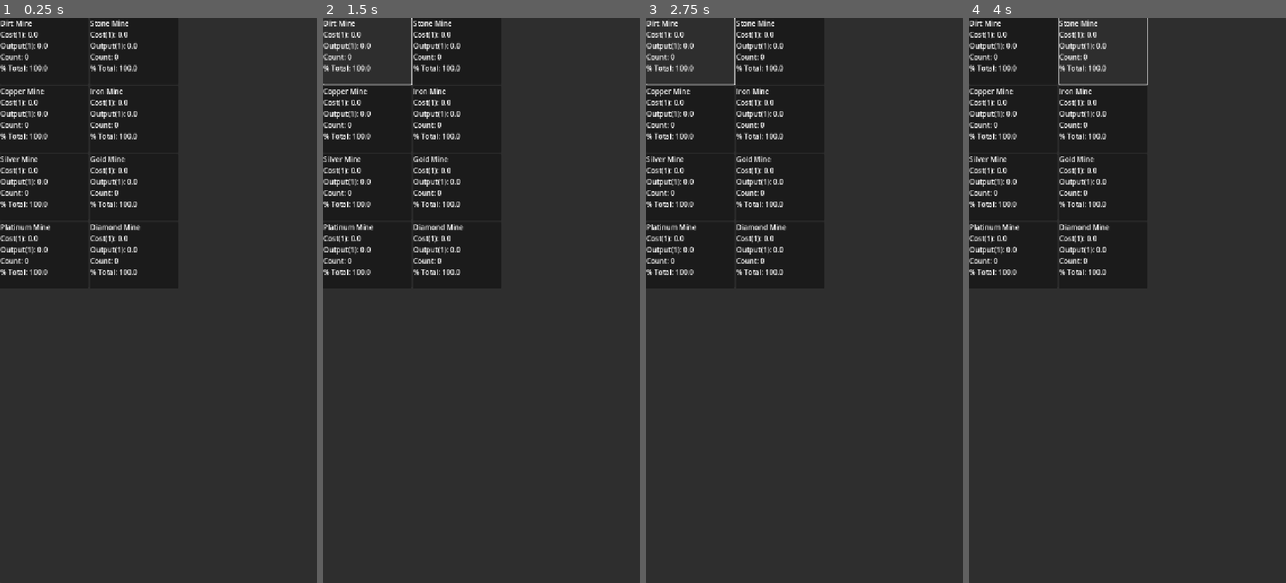
Above: before the commit, frames 1-4 (left to right).
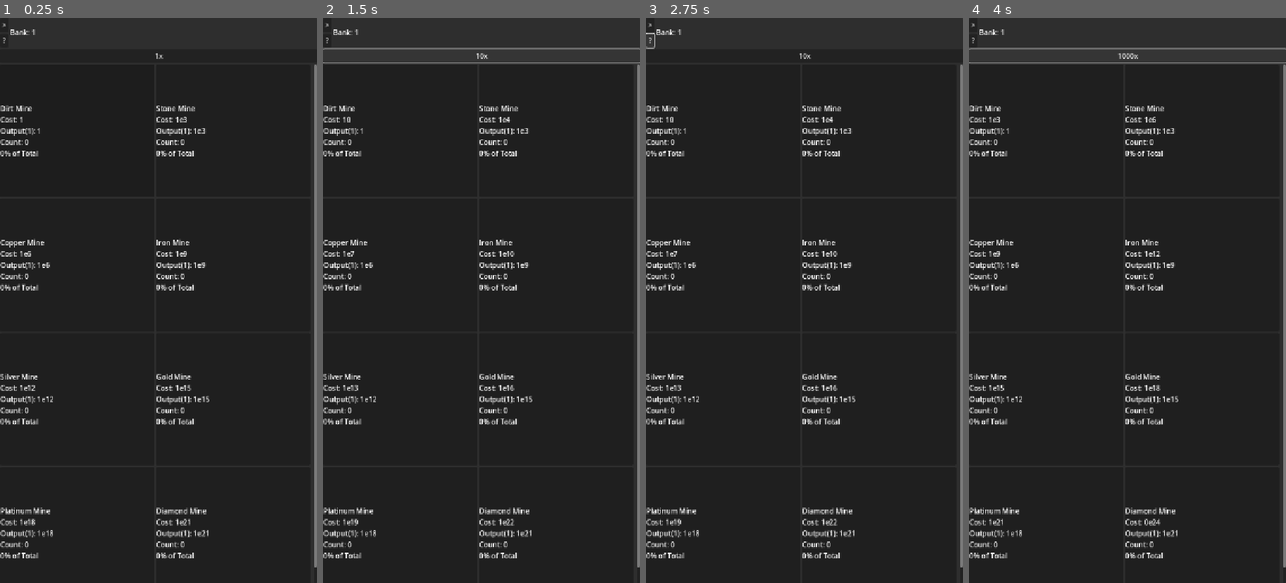
Above: after the commit, the same moments.

Repository: DylanBulfin/IncrementalGameP3
Game: Godot game, scene res://incremental_game.tscn
Same seed, same stepped clock (60 frames per second), same inputs: the game is played once before the commit and once after it.
Inputs (mouse positions are in pixels of both pictures, inside the frame that each line leads up to):
- Up to frame 1 (0.25 s): no input
- Up to frame 2 (1.5 s): click (326, 23) at 0.5 s, where only the run after the commit has a clickable ">"; click (367, 51) at 1.25 s, where only the run before the commit has a clickable "Dirt Mine Cost(1): 0.0 Output…"
- Up to frame 3 (2.75 s): click (649, 40) at 2 s, where only the run after the commit has a clickable "?"
- Up to frame 4 (4 s): click (1127, 57) at 2.75 s, where only the run after the commit has a clickable "10x"; click (1127, 57) at 3.5 s, where only the run after the commit has a clickable "100x"

The runs differ from the first frame. In frame 1, 7.2% of the frame differs, in the area x 0-100%, y 0-98%; in frame 2, 8.4%; in frame 3, 7.4%; in frame 4, 8.4%.

Commit message:
Adding rest of facility screen

Diff:
--- /dev/null
+++ b/header.gd
@@ -0,0 +1,11 @@
+extends HBoxContainer
+
+func _ready() -> void:
+	update_text()
+	State.bank_changed.connect(_on_bank_changed)
+
+func _on_bank_changed(_bank: float) -> void:
+	update_text()
+
+func update_text() -> void:
+	%HeaderLabel1.text = str("Bank: ", State.format(State.bank))
--- a/incremental_game.tscn
+++ b/incremental_game.tscn
@@ -1,6 +1,7 @@
-[gd_scene load_steps=2 format=3 uid="uid://p6oa85byvbnw"]
+[gd_scene load_steps=3 format=3 uid="uid://p6oa85byvbnw"]
 
 [ext_resource type="Script" uid="uid://btuhaluktqodx" path="res://scripts/screen_manager.gd" id="1_6071b"]
+[ext_resource type="PackedScene" uid="uid://j22g6poux24o" path="res://scenes/components/header.tscn" id="2_5t6mn"]
 
 [node name="IncrementalGame" type="Control"]
 layout_mode = 3
@@ -18,14 +19,29 @@
 layout_mode = 1
 anchors_preset = 9
 anchor_bottom = 1.0
-offset_right = 1012.0
+offset_right = 502.0
 grow_vertical = 2
 
 [node name="SideMenu" type="ItemList" parent="HBoxContainer"]
 unique_name_in_owner = true
 visible = false
+custom_minimum_size = Vector2(480, 0)
 layout_mode = 2
 
-[node name="ScreenContainer" type="PanelContainer" parent="HBoxContainer"]
+[node name="PanelContainer" type="PanelContainer" parent="HBoxContainer"]
+clip_contents = true
+custom_minimum_size = Vector2(720, 0)
+layout_mode = 2
+size_flags_horizontal = 3
+
+[node name="VBoxContainer" type="VBoxContainer" parent="HBoxContainer/PanelContainer"]
+layout_mode = 2
+size_flags_horizontal = 3
+
+[node name="Header" parent="HBoxContainer/PanelContainer/VBoxContainer" instance=ExtResource("2_5t6mn")]
+layout_mode = 2
+
+[node name="ScreenContainer" type="Control" parent="HBoxContainer/PanelContainer/VBoxContainer"]
 unique_name_in_owner = true
 layout_mode = 2
+size_flags_vertical = 3
--- a/project.godot
+++ b/project.godot
@@ -21,8 +21,12 @@
 
 [debug]
 
+gdscript/warnings/unassigned_variable=2
+gdscript/warnings/unassigned_variable_op_assign=2
 gdscript/warnings/untyped_declaration=1
 gdscript/warnings/inferred_declaration=1
+gdscript/warnings/integer_division=0
+gdscript/warnings/narrowing_conversion=2
 
 [display]
 
--- a/resources/entities/facility.gd
+++ b/resources/entities/facility.gd
@@ -1,20 +1,24 @@
 extends Resource
 class_name Facility
 
+@warning_ignore("unused_signal")
 signal facility_changed(facility: Facility)
 
 var id: int
 @export var title: String
 @export var base_cost: float
 @export var base_output: float
-@export var cost_ratio: float
-@export var count: int
+@export var cost_ratio: float = 1.5
+@export var count: int = 0
 @export var tens_multi: float = 2.0
 @export var hundreds_multi: float = 20.0
+
+var percent: float = 0.0 # Percentage of output this facility makes up
 
 # Multipliers from various systems
 var count_multi: float:
 	get:
+		# The integer division is intentional
 		var hundreds: int = count / 100
 		var tens: int = (count / 10) - hundreds
 
--- a/resources/entities/material.gd
+++ b/resources/entities/material.gd
@@ -1,7 +1,8 @@
 extends Resource
 class_name CMaterial
 
-signal material_changed(CMaterial)
+@warning_ignore("unused_signal")
+signal material_changed(material: CMaterial)
 
-var id
+var id: int
 @export var title: String
--- a/resources/entities/screen.gd
+++ b/resources/entities/screen.gd
@@ -6,6 +6,6 @@
 @export var help_title: String
 @export var help_content: String
 
-static var scenes = [
+static var scenes: Array[PackedScene] = [
 	preload("res://scenes/screens/facility_screen.tscn")
 ]
--- a/resources/entities/upgrade.gd
+++ b/resources/entities/upgrade.gd
@@ -1,7 +1,8 @@
 extends Resource
 class_name Upgrade
 
-signal upgrade_changed(Upgrade)
+@warning_ignore("unused_signal")
+signal upgrade_changed(upgrade: Upgrade)
 
-var id
+var id: int
 @export var title: String
--- a/resources/game_data.tres
+++ b/resources/game_data.tres
@@ -9,9 +9,9 @@
 [sub_resource type="Resource" id="Resource_rolb0"]
 script = ExtResource("1_yqm58")
 title = "Dirt Mine"
-base_cost = 0.0
-base_output = 0.0
-cost_ratio = 0.0
+base_cost = 1.0
+base_output = 1.0
+cost_ratio = 1.35
 count = 0
 tens_multi = 2.0
 hundreds_multi = 20.0
@@ -20,9 +20,9 @@
 [sub_resource type="Resource" id="Resource_yqm58"]
 script = ExtResource("1_yqm58")
 title = "Stone Mine"
-base_cost = 0.0
-base_output = 0.0
-cost_ratio = 0.0
+base_cost = 1000.0
+base_output = 1000.0
+cost_ratio = 1.4
 count = 0
 tens_multi = 2.0
 hundreds_multi = 20.0
@@ -31,9 +31,9 @@
 [sub_resource type="Resource" id="Resource_raoho"]
 script = ExtResource("1_yqm58")
 title = "Copper Mine"
-base_cost = 0.0
-base_output = 0.0
-cost_ratio = 0.0
+base_cost = 1e+06
+base_output = 1e+06
+cost_ratio = 1.45
 count = 0
 tens_multi = 2.0
 hundreds_multi = 20.0
@@ -42,9 +42,9 @@
 [sub_resource type="Resource" id="Resource_2r4qd"]
 script = ExtResource("1_yqm58")
 title = "Iron Mine"
-base_cost = 0.0
-base_output = 0.0
-cost_ratio = 0.0
+base_cost = 1e+09
+base_output = 1e+09
+cost_ratio = 1.5
 count = 0
 tens_multi = 2.0
 hundreds_multi = 20.0
@@ -53,9 +53,9 @@
 [sub_resource type="Resource" id="Resource_4oi1i"]
 script = ExtResource("1_yqm58")
 title = "Silver Mine"
-base_cost = 0.0
-base_output = 0.0
-cost_ratio = 0.0
+base_cost = 1e+12
+base_output = 1e+12
+cost_ratio = 1.55
 count = 0
 tens_multi = 2.0
 hundreds_multi = 20.0
@@ -64,9 +64,9 @@
 [sub_resource type="Resource" id="Resource_e1k00"]
 script = ExtResource("1_yqm58")
 title = "Gold Mine"
-base_cost = 0.0
-base_output = 0.0
-cost_ratio = 0.0
+base_cost = 1e+15
+base_output = 1e+15
+cost_ratio = 1.6
 count = 0
 tens_multi = 2.0
 hundreds_multi = 20.0
@@ -75,9 +75,9 @@
 [sub_resource type="Resource" id="Resource_vt7lq"]
 script = ExtResource("1_yqm58")
 title = "Platinum Mine"
-base_cost = 0.0
-base_output = 0.0
-cost_ratio = 0.0
+base_cost = 1e+18
+base_output = 1e+18
+cost_ratio = 1.65
 count = 0
 tens_multi = 2.0
 hundreds_multi = 20.0
@@ -86,9 +86,9 @@
 [sub_resource type="Resource" id="Resource_ws21c"]
 script = ExtResource("1_yqm58")
 title = "Diamond Mine"
-base_cost = 0.0
-base_output = 0.0
-cost_ratio = 0.0
+base_cost = 1e+21
+base_output = 1e+21
+cost_ratio = 1.7
 count = 0
 tens_multi = 2.0
 hundreds_multi = 20.0
@@ -97,7 +97,8 @@
 [sub_resource type="Resource" id="Resource_j2wbb"]
 script = ExtResource("3_rolb0")
 title = "Facilities"
-scene_path = "facility_screen"
+help_title = ""
+help_content = ""
 metadata/_custom_type_script = "uid://dvq252w1v2qpw"
 
 [resource]
--- a/scenes/components/facility_button.gd
+++ b/scenes/components/facility_button.gd
@@ -1,24 +1,29 @@
 extends Control
 
 var base: Facility
+var buy_count: int = 1
 
 func _ready() -> void:
 	update_text()
 
-func init(base_facility: Facility) -> void:
+func init(base_facility: Facility, buy_count_sig: Signal) -> void:
 	base = base_facility
 	base.facility_changed.connect(_on_facility_changed)
+	buy_count_sig.connect(_on_buy_count_changed)
 
 func _on_facility_changed(fac: Facility) -> void:
 	if base == fac:
 		update_text()
 
+func _on_buy_count_changed(new_buy_count: int) -> void:
+	buy_count = new_buy_count
+
 func update_text() -> void:
 	if base:
 		%Content.text = str(
 			base.title, "\n",
-			"Cost(1): ", base.cost, "\n",
-			"Output(1): ", base.output, "\n",
-			"Count: ", base.count, "\n",
-			"% Total: ", 100.0
+			"Cost: ", State.format(base.cost * buy_count), "\n",
+			"Output(1): ", State.format(base.output), "\n",
+			"Count: ", State.format(base.count), "\n",
+			State.format(base.percent), "% of Total"
 		)
--- a/scenes/components/facility_button.tscn
+++ b/scenes/components/facility_button.tscn
@@ -3,7 +3,7 @@
 [ext_resource type="Script" uid="uid://85g4jml6a55d" path="res://scenes/components/facility_button.gd" id="1_2uq1x"]
 
 [node name="FacilityButton" type="Button"]
-custom_minimum_size = Vector2(200, 150)
+custom_minimum_size = Vector2(350, 300)
 offset_right = 200.0
 offset_bottom = 200.0
 script = ExtResource("1_2uq1x")
@@ -15,12 +15,8 @@
 anchor_bottom = 1.0
 grow_horizontal = 2
 grow_vertical = 2
+mouse_filter = 1
 
-[node name="Button" type="Button" parent="PanelContainer"]
+[node name="Content" type="Label" parent="PanelContainer"]
+unique_name_in_owner = true
 layout_mode = 2
-
-[node name="Content" type="Label" parent="PanelContainer/Button"]
-unique_name_in_owner = true
-layout_mode = 1
-offset_right = 1.0
-offset_bottom = 23.0
--- /dev/null
+++ b/scenes/components/header.tscn
@@ -0,0 +1,28 @@
+[gd_scene load_steps=2 format=3 uid="uid://j22g6poux24o"]
+
+[ext_resource type="Script" uid="uid://cl1ya1vm63xdc" path="res://header.gd" id="1_866fw"]
+
+[node name="Header" type="HBoxContainer"]
+script = ExtResource("1_866fw")
+
+[node name="VBoxContainer" type="VBoxContainer" parent="."]
+layout_mode = 2
+
+[node name="SideMenuButton" type="Button" parent="VBoxContainer"]
+unique_name_in_owner = true
+layout_mode = 2
+text = ">"
+
+[node name="HelpButton" type="Button" parent="VBoxContainer"]
+unique_name_in_owner = true
+layout_mode = 2
+text = "?
+"
+
+[node name="HeaderLabel1" type="Label" parent="."]
+unique_name_in_owner = true
+layout_mode = 2
+
+[node name="HeaderLabel2" type="Label" parent="."]
+unique_name_in_owner = true
+layout_mode = 2
--- a/scenes/screens/facility_screen.gd
+++ b/scenes/screens/facility_screen.gd
@@ -1,9 +1,88 @@
 extends Control
 
+signal buy_count_changed(buy_count: int)
+
+var group: ButtonGroup = ButtonGroup.new()
+var buy_count: int = 1
+
+var total_time: float = 0.0
+var last_update: float = 0.0
+
+var nodes: Array[Node]
+
 func _ready() -> void:
-	var button_scene = preload("res://scenes/components/facility_button.tscn")
+	var button_scene: PackedScene = preload("res://scenes/components/facility_button.tscn")
 
-	for facility in State.facilities:
-		var node = button_scene.instantiate()
-		node.init(facility)
+	for facility: Facility in State.facilities:
+		var node: Button = button_scene.instantiate()
+		node.init(facility, buy_count_changed)
+		node.toggle_mode = true
+		node.button_group = group
+		nodes.append(node)
 		%FacilityContainer.add_child(node)
+
+	group.pressed.connect(_on_facility_button_pressed)
+	%BuyCountButton.pressed.connect(_on_buy_count_button_pressed)
+	State.bank_changed.connect(_on_bank_changed)
+	update_disabled_all()
+
+func _process(delta: float) -> void:
+	total_time += delta
+	if total_time - last_update > 0.2:
+		calculate_output(total_time - last_update)
+		last_update = total_time
+
+func _on_facility_button_pressed(button: BaseButton) -> void:
+	try_buy_count(button.base, buy_count)
+
+func _on_buy_count_button_pressed() -> void:
+	increment_buy_count()
+
+func _on_bank_changed(_bank: float) -> void:
+	update_disabled_all()
+
+func try_buy_count(facility: Facility, count: int) -> void:
+	var total_cost: float = calculate_total_cost(facility, count)
+	if State.try_debit_bank(total_cost):
+		State.add_facility_count(facility.id, count)
+		update_disabled(facility.id)
+
+func calculate_total_cost(facility: Facility, count: int) -> float:
+	return facility.cost * ((facility.cost_ratio ** count) - 1) / (facility.cost_ratio - 1)
+
+func increment_buy_count() -> void:
+	match buy_count:
+		1:
+			buy_count = 10
+		10:
+			buy_count = 100
+		100:
+			buy_count = 1000
+		1000:
+			buy_count = 1
+		_: breakpoint # Unrecoverable error
+	%BuyCountButton.text = str(buy_count, "x")
+	buy_count_changed.emit(buy_count)
+
+func calculate_output(time: float) -> void:
+	var outputs: Array[float]
+	var total_output: float = 0
+
+	for facility: Facility in State.facilities:
+		var output: float = facility.output * facility.count * time
+		outputs.append(output)
+		total_output += output
+
+	for i: int in range(len(State.facilities)):
+		var percent: float = outputs[i] / total_output
+		if is_nan(percent): percent = 0.0
+		State.set_facility_percent(i, percent)
+
+	State.credit_bank(total_output)
+
+func update_disabled(id: int) -> void:
+	nodes[id].disabled = State.bank < calculate_total_cost(nodes[id].base, buy_count)
+
+func update_disabled_all() -> void:
+	for node: Node in nodes:
+		node.disabled = State.bank < calculate_total_cost(node.base, buy_count)
--- a/scenes/screens/facility_screen.tscn
+++ b/scenes/screens/facility_screen.tscn
@@ -12,14 +12,24 @@
 grow_vertical = 2
 script = ExtResource("1_o7qor")
 
-[node name="ScrollContainer" type="ScrollContainer" parent="."]
-layout_mode = 2
-offset_right = 720.0
-offset_bottom = 1280.0
+[node name="VBoxContainer" type="VBoxContainer" parent="."]
+layout_mode = 1
+anchors_preset = 15
+anchor_right = 1.0
+anchor_bottom = 1.0
 grow_horizontal = 2
 grow_vertical = 2
 
-[node name="FacilityContainer" type="GridContainer" parent="ScrollContainer"]
+[node name="BuyCountButton" type="Button" parent="VBoxContainer"]
+unique_name_in_owner = true
+layout_mode = 2
+text = "1x"
+
+[node name="ScrollContainer" type="ScrollContainer" parent="VBoxContainer"]
+layout_mode = 2
+size_flags_vertical = 3
+
+[node name="FacilityContainer" type="GridContainer" parent="VBoxContainer/ScrollContainer"]
 unique_name_in_owner = true
 layout_mode = 2
 size_flags_horizontal = 3
--- a/scripts/screen_manager.gd
+++ b/scripts/screen_manager.gd
@@ -4,9 +4,9 @@
 var screen_nodes: Array[Node]
 
 func _ready() -> void:
-	for screen in State.screens:
+	for screen: Screen in State.screens:
 		%SideMenu.add_item(screen.title)
-		var node = Screen.scenes[screen.id].instantiate()
+		var node: Node = Screen.scenes[screen.id].instantiate()
 		screen_nodes.append(node)
 		%ScreenContainer.add_child(node)
 
@@ -17,8 +17,7 @@
 
 	%SideMenu.visible = false
 
-	# "deactivate" old screen
-	screen_nodes[curr_screen].visible = false
+	screen_nodes[curr_screen].visible = false # "deactivate" old screen
 	screen_nodes[id].visible = true
 
 	curr_screen = id
--- a/scripts/state.gd
+++ b/scripts/state.gd
@@ -1,8 +1,28 @@
 extends Node
+
+# Global non-Resource variables, signals, and helpers
+var bank: float = 1.0
+signal bank_changed(bank: float)
+func try_debit_bank(amount: float) -> bool:
+	if bank >= amount:
+		bank -= amount
+		bank_changed.emit(bank)
+		return true
+	return false
+func credit_bank(amount: float) -> void:
+	bank += amount
+	bank_changed.emit(bank)
 
 var screens: Array[Screen]
 
 var facilities: Array[Facility]
+func add_facility_count(id: int, count: int) -> void:
+	facilities[id].count += count
+	facilities[id].facility_changed.emit(facilities[id])
+func set_facility_percent(id: int, percent: float) -> void:
+	facilities[id].percent = percent
+	facilities[id].facility_changed.emit(facilities[id])
+
 var upgrades: Array[Upgrade]
 var materials: Array[CMaterial]
 
@@ -14,7 +34,44 @@
 	materials = data.materials
 
 	# initialize ids
-	for i in len(screens): screens[i].id = i
-	for i in len(facilities): facilities[i].id = i
-	for i in len(upgrades): upgrades[i].id = i
-	for i in len(materials): materials[i].id = i
+	for i: int in len(screens): screens[i].id = i
+	for i: int in len(facilities): facilities[i].id = i
+	for i: int in len(upgrades): upgrades[i].id = i
+	for i: int in len(materials): materials[i].id = i
+
+
+func format(num: float) -> String:
+	const fstr: String = "%.2f"
+	if is_nan(num) or is_inf(num):
+		return str(num)
+	elif num < 1000:
+		var num_str: String = fstr % num
+		if num_str.substr(len(num_str) - 2) == "00":
+			# Show as integer
+			return "%d" % num
+		else:
+			return num_str
+	else:
+		var power: float = floor(log(abs(num)) / log(10))
+		var dec: float = num / (10 ** power)
+
+		var dec_str: String = fstr % dec
+
+		# Floating point arithmetic is gross
+		if dec_str[0] == '0':
+			# Less than 1, adjust
+			power -= 1
+			dec *= 10
+		if len(dec_str) == 5:
+			# Greater than 10, adjust
+			power += 1
+			dec /= 10
+
+		# Update
+		dec_str = fstr % dec
+
+		if dec_str.substr(len(dec_str) - 2) == "00":
+			# Show as integer
+			return str("%d" % dec, "e%d" % power)
+		else:
+			return str(dec_str, "e%d" % power)
Not shown, added: header.gd.uid
